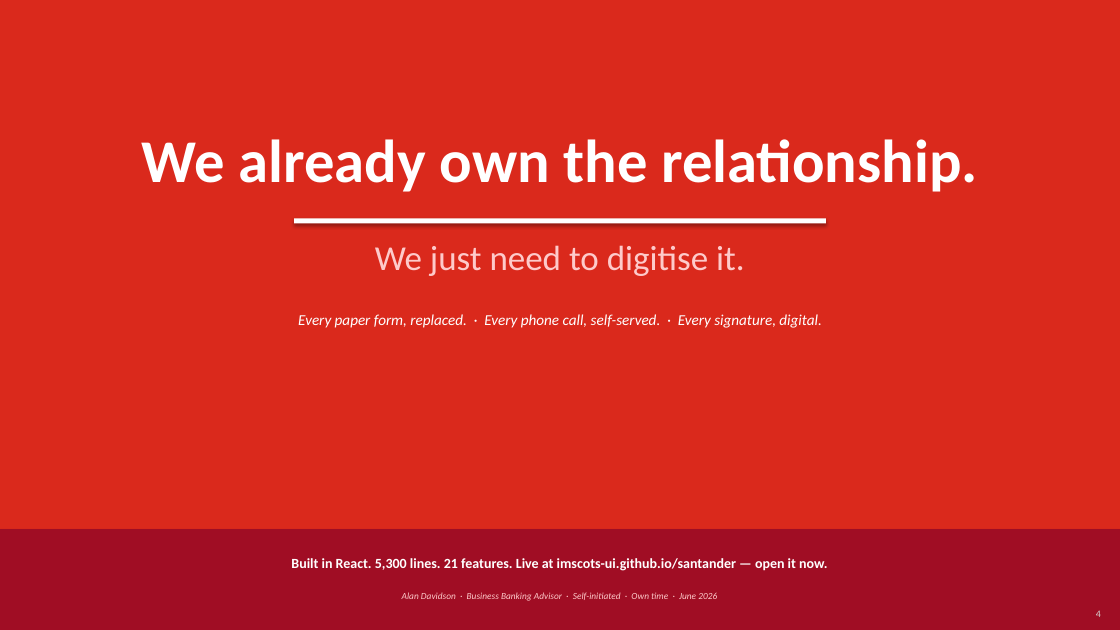
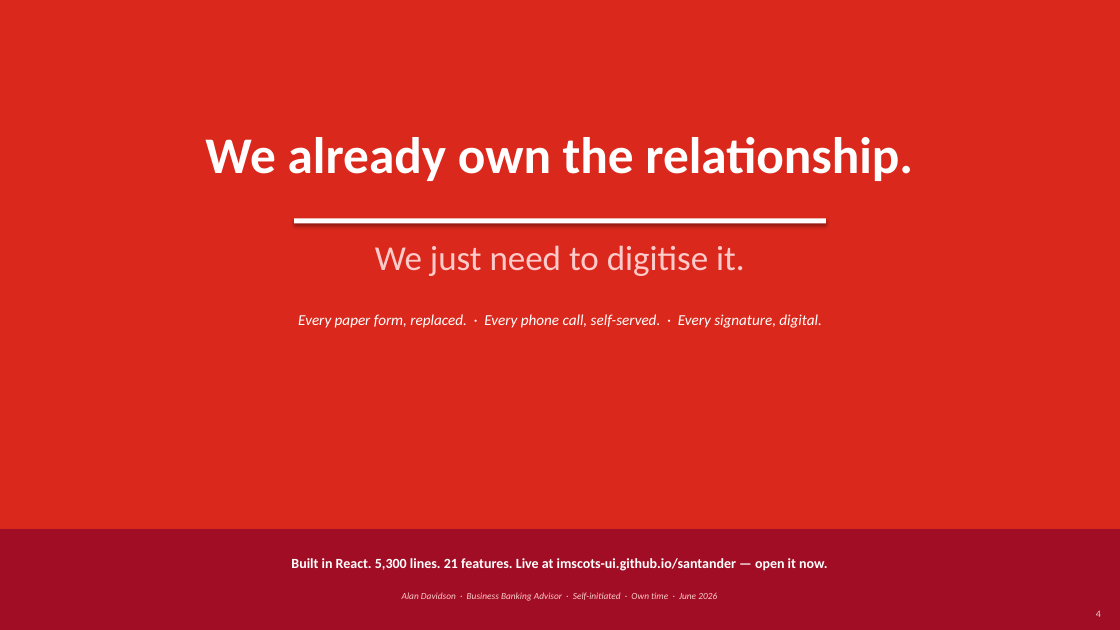
Before and after one commit to imscots-ui/santander, a slide deck: slide 4 of Santander_Digital_Banking_Future.pptx. Drawn at 1120x630 pixels with LibreOffice and Linux fonts; fonts in the diff are those of the drawing. Boxes give left, top, right and bottom in pixels: in the first picture for what was removed or moved away, otherwise in the second. Text is boxed around its words. In the diff, an @@ line names an element or a change of style, - is before the commit and + after.

```diff
--- a/Santander_Digital_Banking_Future.pptx
+++ b/Santander_Digital_Banking_Future.pptx
@@ text "We already own the relationship." at [205,137,913,181]: size 52 to 44 pt @@
```
Also in this commit, not shown: 3 other files.
